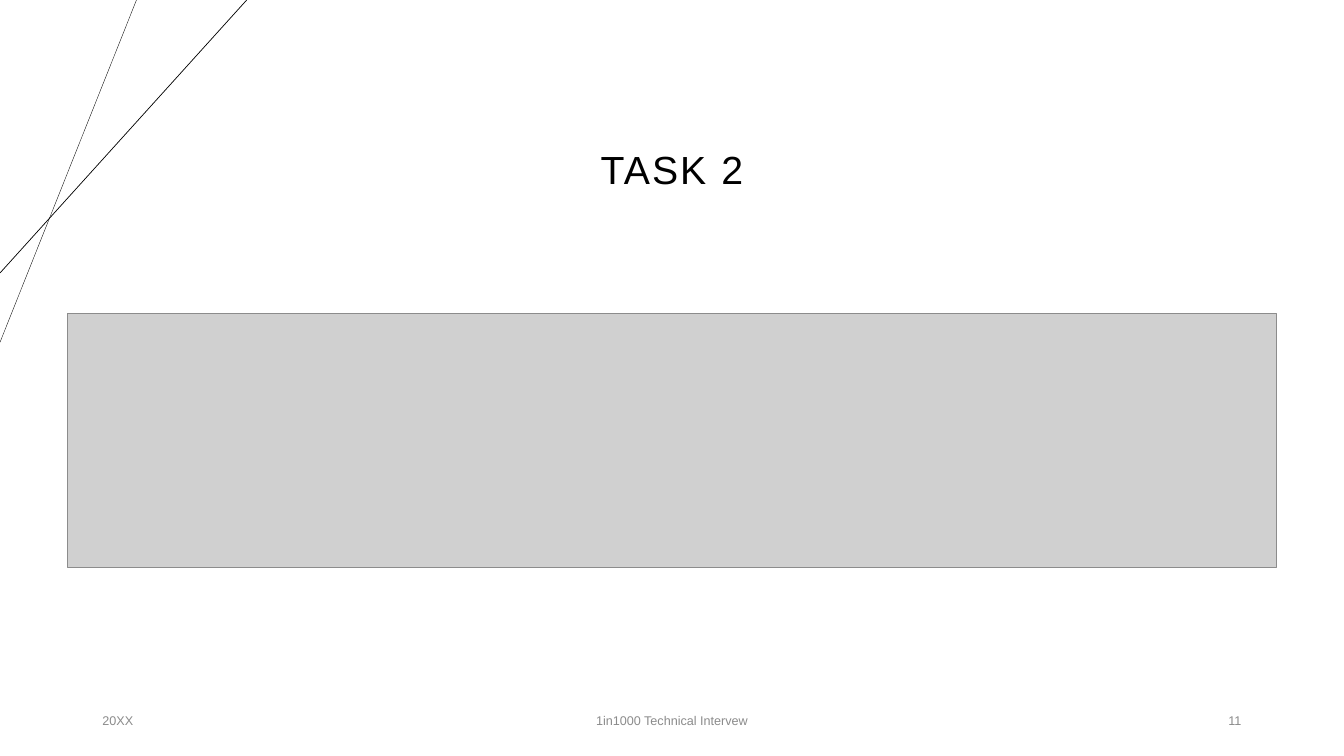
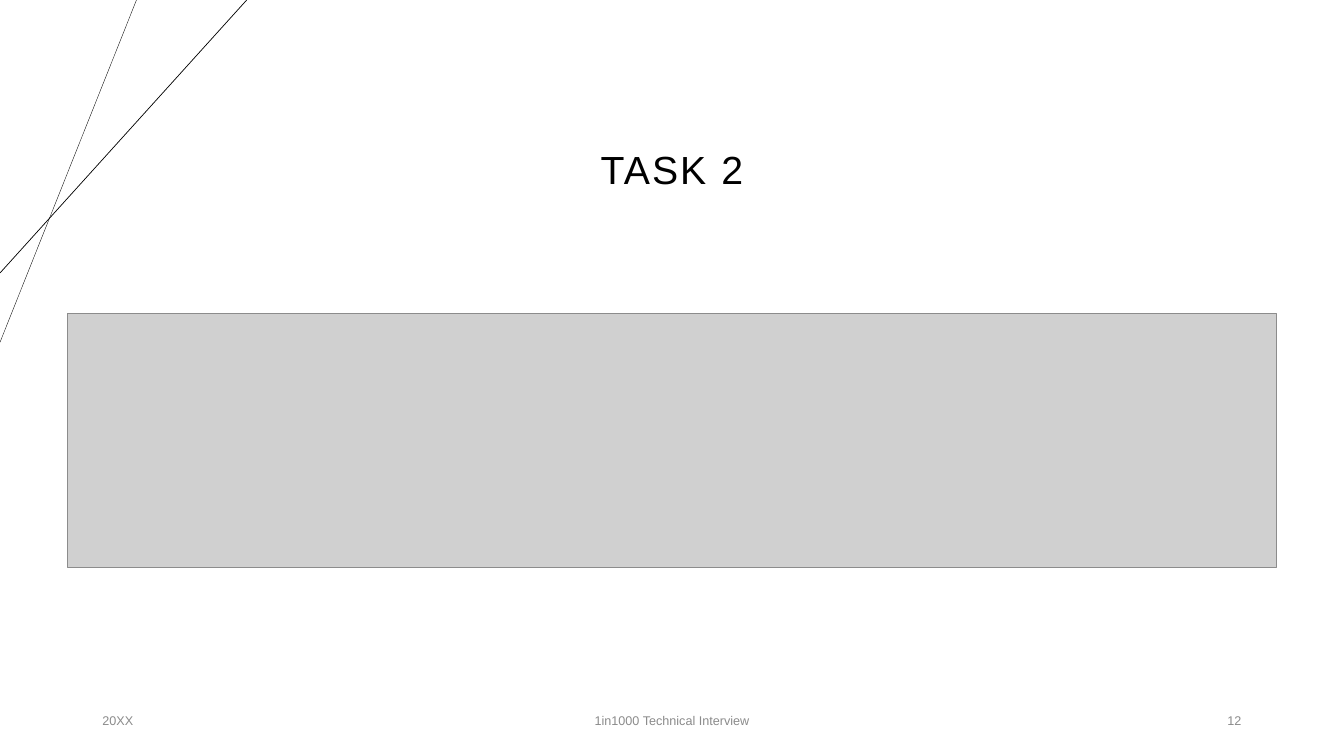
Before and after one commit to moweyssi/1in1000, a slide deck: slide 12 of 1in1000.pptx (slide 11 before the commit). Drawn at 1344x756 pixels with LibreOffice and Linux fonts; fonts in the diff are those of the drawing; grey boxes stand for pictures. Boxes give left, top, right and bottom in pixels: in the first picture for what was removed or moved away, otherwise in the second. Text is boxed around its words. In the diff, an @@ line names an element or a change of style, - is before the commit and + after.

```diff
--- a/1in1000.pptx
+++ b/1in1000.pptx
@@ text at bbox=[595, 716, 749, 725]: text changed @@
-1in1000 Technical Intervew
+1in1000 Technical Interview
@@ page number at bbox=[1227, 716, 1241, 725]: text changed @@
-11
+12
```
Also in this commit, not shown: 14 other slides changed, 1 slide added, 4 other files.
